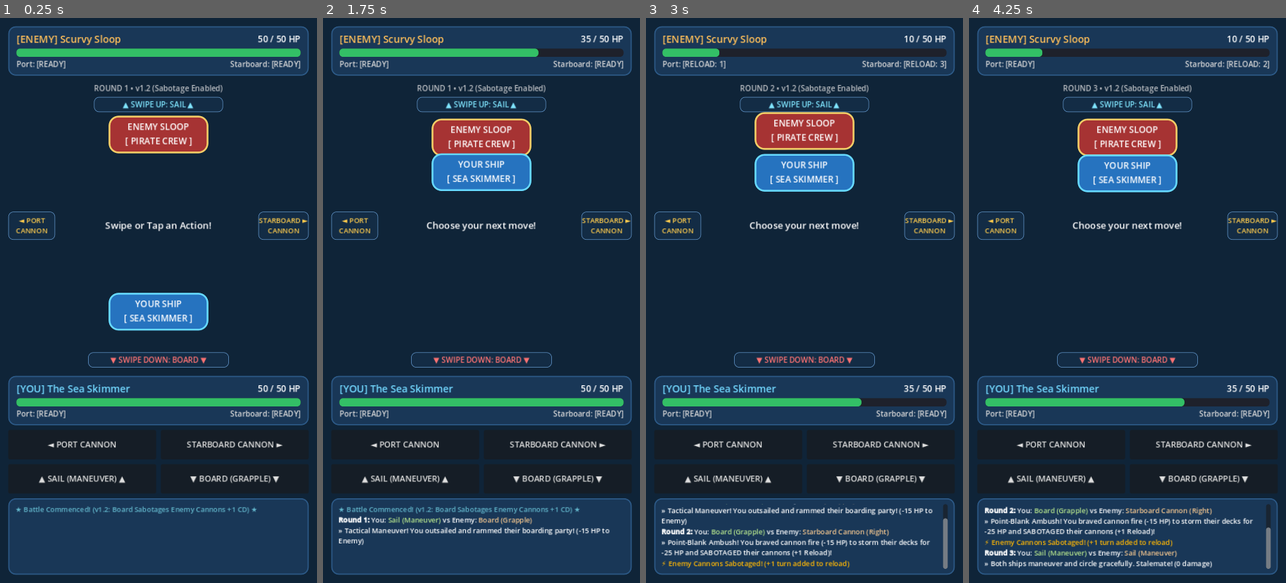
Above: before the commit, frames 1-4 (left to right).
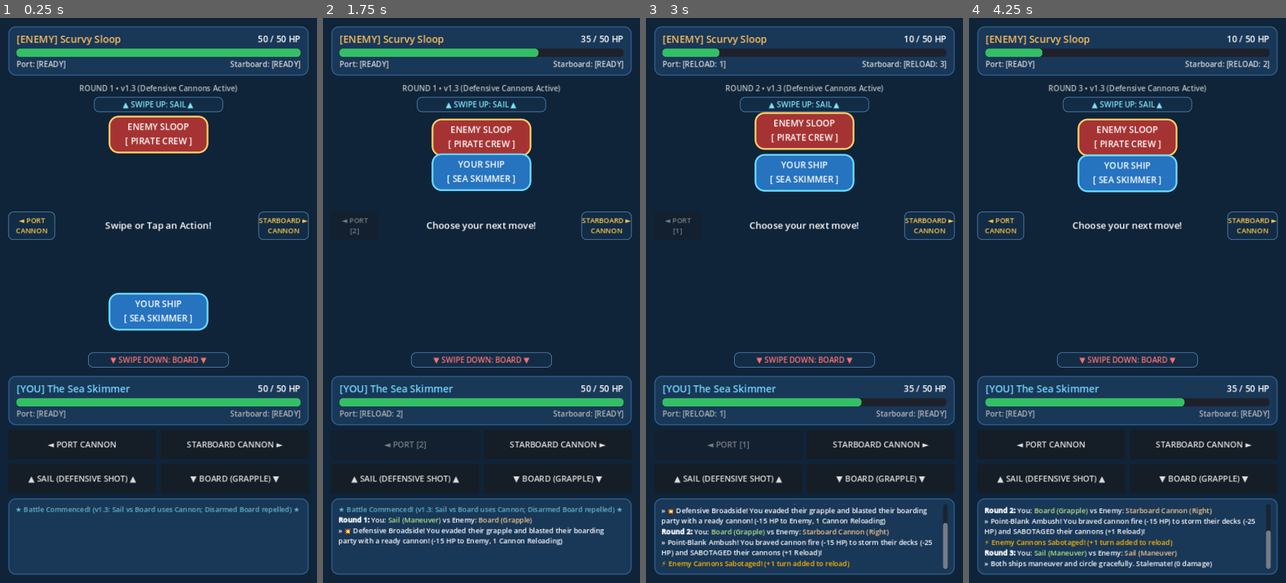
Above: after the commit, the same moments.

Repository: ajknox-agent/rogue-swipe
Game: Godot game, scene res://scenes/battle.tscn
Two runs of this game, one before a commit and one after it. Both use one fixed random seed, a clock stepped at 60 frames per second and the inputs below.
Inputs (mouse positions are in pixels of both pictures, inside the frame that each line leads up to):
- Up to frame 1 (0.25 s): no input
- Up to frame 2 (1.75 s): tap Enter at 0.5 s; drag from (481, 300) to (513, 176) at 0.52 s; drag from (418, 328) to (465, 413) at 1.27 s
- Up to frame 3 (3 s): move the mouse to (836, 176) at 2.02 s; hold D 2.03-2.75 s; click (836, 176) at 2.17 s; drag from (788, 413) to (709, 215) at 2.77 s
- Up to frame 4 (4.25 s): move the mouse to (1222, 385) at 3.52 s; hold A from 3.53 s (still down); click (1222, 385) at 3.67 s

The runs differ from the first frame. In frame 1, 1.0% of the frame differs, in the area x 5-95%, y 11-88%; in frame 2, 2.4%; in frame 3, 2.5%, in the area x 2-96%, y 11-96%; in frame 4, 1.1%.

Commit message:
Implement Defensive Broadside (consumes cannon on Sail vs Board) and Unsuppressed Boarding penalty

Diff:
--- a/scripts/battle_manager.gd
+++ b/scripts/battle_manager.gd
@@ -78,7 +78,7 @@
 	game_over_overlay.hide()
 	status_banner.text = "Swipe or Tap an Action!"
 	combat_log.clear()
-	_log_message("[color=#62b6cb]★ Battle Commenced! (v1.2: Board Sabotages Enemy Cannons +1 CD) ★[/color]")
+	_log_message("[color=#62b6cb]★ Battle Commenced! (v1.3: Sail vs Board uses Cannon; Disarmed Board repelled) ★[/color]")
 	_update_ui()
 
 func _start_ship_bobbing() -> void:
@@ -113,12 +113,22 @@
 	# Choose Enemy AI Action
 	var enemy_action = _choose_enemy_action()
 
+	# Check cannon readiness BEFORE moves consume/trigger reload
+	var player_had_cannon = player_ship.has_ready_cannon()
+	var enemy_had_cannon = enemy_ship.has_ready_cannon()
+
 	# Mark action cooldowns
 	player_ship.use_action(player_action)
 	enemy_ship.use_action(enemy_action)
 
 	# Resolve combat
-	var result = CombatResolver.resolve_turn(player_action, enemy_action)
+	var result = CombatResolver.resolve_turn(player_action, enemy_action, player_had_cannon, enemy_had_cannon)
+
+	# Defensive broadside cannon consumption
+	if result.player_consumed_defensive_cannon:
+		player_ship.consume_one_cannon()
+	if result.enemy_consumed_defensive_cannon:
+		enemy_ship.consume_one_cannon()
 
 	# Apply damage
 	player_ship.take_damage(result.player_damage)
@@ -135,6 +145,15 @@
 		valid_actions.append(CombatResolver.Action.CANNON_STARBOARD)
 	valid_actions.append(CombatResolver.Action.SAIL)
 	valid_actions.append(CombatResolver.Action.BOARD)
+
+	# If player has burned both cannons, armed enemy prioritizes Cannon to punish them!
+	if not player_ship.has_ready_cannon():
+		var cannon_acts: Array[CombatResolver.Action] = []
+		for a in valid_actions:
+			if CombatResolver.is_cannon(a):
+				cannon_acts.append(a)
+		if not cannon_acts.is_empty() and randf() < 0.65:
+			return cannon_acts.pick_random()
 
 	return valid_actions.pick_random()
 
@@ -239,8 +258,13 @@
 	edge_hint_bottom.disabled = not can_board
 
 func _update_ui() -> void:
+	var p_cannons_ready = player_ship.get_ready_cannon_count()
+
 	# Round Header
-	round_info_label.text = "ROUND %d • v1.2 (Sabotage Enabled)" % round_number
+	if p_cannons_ready == 0:
+		round_info_label.text = "ROUND %d • ⚠️ ALL GUNS RELOADING (DISARMED)!" % round_number
+	else:
+		round_info_label.text = "ROUND %d • v1.3 (Defensive Cannons Active)" % round_number
 
 	# Health Bars
 	player_hp_bar.value = player_ship.hp
@@ -252,6 +276,13 @@
 	# Cooldown Badges
 	player_port_cd_label.text = "Port: " + _cd_str(player_ship.port_cannon_cd)
 	player_starboard_cd_label.text = "Starboard: " + _cd_str(player_ship.starboard_cannon_cd)
+
+	if p_cannons_ready == 0:
+		player_port_cd_label.modulate = Color(1.0, 0.4, 0.4)
+		player_starboard_cd_label.modulate = Color(1.0, 0.4, 0.4)
+	else:
+		player_port_cd_label.modulate = Color(0.85, 0.85, 0.85)
+		player_starboard_cd_label.modulate = Color(0.85, 0.85, 0.85)
 
 	enemy_port_cd_label.text = "Port: " + _cd_str(enemy_ship.port_cannon_cd)
 	enemy_starboard_cd_label.text = "Starboard: " + _cd_str(enemy_ship.starboard_cannon_cd)
@@ -270,6 +301,18 @@
 	else:
 		btn_starboard.text = "STARBOARD CANNON ►"
 		edge_hint_right.text = "STARBOARD ►\nCANNON"
+
+	# Dynamic Sail / Board hints based on cannon readiness
+	if p_cannons_ready == 0:
+		btn_sail.text = "▲ SAIL (EVADE - 0 DMG) ▲"
+		edge_hint_top.text = "▲ SWIPE UP: SAIL (EVADE) ▲"
+		btn_board.text = "▼ BOARD (⚠️ NO COVER) ▼"
+		edge_hint_bottom.text = "▼ SWIPE DOWN: BOARD (⚠️ NO COVER) ▼"
+	else:
+		btn_sail.text = "▲ SAIL (DEFENSIVE SHOT) ▲"
+		edge_hint_top.text = "▲ SWIPE UP: SAIL ▲"
+		btn_board.text = "▼ BOARD (GRAPPLE) ▼"
+		edge_hint_bottom.text = "▼ SWIPE DOWN: BOARD ▼"
 
 	_set_buttons_enabled(current_state == State.PLAYER_TURN)
 
--- a/scripts/combat_resolver.gd
+++ b/scripts/combat_resolver.gd
@@ -12,15 +12,18 @@
 # Base damage constants (balanced for 50 HP ships)
 const CANNON_DAMAGE: int = 15
 const CANNON_VS_SAIL_DAMAGE: int = 8      # Mitigated half-damage against evasive sails
-const SAIL_RAM_DAMAGE: int = 15          # Ramming/kiting damage against boarding attempt
+const SAIL_RAM_DAMAGE: int = 15          # Defensive broadside damage against boarding attempt
 const BOARD_CRIT_DAMAGE: int = 25        # High-risk devastating ambush against reloading cannons
 const BOARD_CLASH_DAMAGE: int = 10       # Melee clash when both board
+const GRAPESHOT_REPEL_DAMAGE: int = 20   # Grapeshot devastation against unsuppressed boarders
 
 class CombatResult:
 	var player_damage: int = 0
 	var enemy_damage: int = 0
 	var player_cannons_sabotaged: bool = false
 	var enemy_cannons_sabotaged: bool = false
+	var player_consumed_defensive_cannon: bool = false
+	var enemy_consumed_defensive_cannon: bool = false
 	var player_action_name: String = ""
 	var enemy_action_name: String = ""
 	var outcome_summary: String = ""
@@ -42,7 +45,12 @@
 		_:
 			return "Unknown"
 
-static func resolve_turn(player_act: Action, enemy_act: Action) -> CombatResult:
+static func resolve_turn(
+	player_act: Action,
+	enemy_act: Action,
+	player_has_cannon: bool = true,
+	enemy_has_cannon: bool = true
+) -> CombatResult:
 	var res = CombatResult.new()
 	res.player_action_name = get_action_name(player_act)
 	res.enemy_action_name = get_action_name(enemy_act)
@@ -70,20 +78,38 @@
 		res.outcome_summary = "You sail evasively! Mitigated enemy cannon blast to -%d HP." % CANNON_VS_SAIL_DAMAGE
 		res.advantage = "ENEMY"
 
-	# Case 3: Cannon vs Board (Cannon deals full blast, but Boarder storms aboard for crit damage AND sabotages cannons!)
+	# Case 3: Cannon vs Board
 	elif p_cannon and enemy_act == Action.BOARD:
-		res.player_damage = BOARD_CRIT_DAMAGE
-		res.enemy_damage = CANNON_DAMAGE
-		res.player_cannons_sabotaged = true
-		res.outcome_summary = "Brutal Clash! Cannon fired (-%d HP), but enemy crew stormed your deck (-%d HP) and SABOTAGED your cannons (+1 Reload)!" % [CANNON_DAMAGE, BOARD_CRIT_DAMAGE]
-		res.advantage = "ENEMY"
+		if enemy_has_cannon:
+			# Suppressed boarding: Boarder has covering fire, inflicts crit damage & sabotage
+			res.player_damage = BOARD_CRIT_DAMAGE
+			res.enemy_damage = CANNON_DAMAGE
+			res.player_cannons_sabotaged = true
+			res.outcome_summary = "Brutal Clash! Cannon fired (-%d HP), but enemy crew stormed your deck (-%d HP) and SABOTAGED your cannons (+1 Reload)!" % [CANNON_DAMAGE, BOARD_CRIT_DAMAGE]
+			res.advantage = "ENEMY"
+		else:
+			# Unsuppressed boarding: Enemy has NO ready cannons! Point-blank grapeshot wipes them out!
+			res.player_damage = 0
+			res.enemy_damage = GRAPESHOT_REPEL_DAMAGE
+			res.player_cannons_sabotaged = false
+			res.outcome_summary = "💥 Grapeshot Defense! Enemy boarded without covering fire! Your point-blank broadside shredded their boarding party! (-%d HP to Enemy, 0 to You)" % GRAPESHOT_REPEL_DAMAGE
+			res.advantage = "PLAYER"
 
 	elif player_act == Action.BOARD and e_cannon:
-		res.player_damage = CANNON_DAMAGE
-		res.enemy_damage = BOARD_CRIT_DAMAGE
-		res.enemy_cannons_sabotaged = true
-		res.outcome_summary = "Point-Blank Ambush! You braved cannon fire (-%d HP) to storm their decks for -%d HP and SABOTAGED their cannons (+1 Reload)!" % [CANNON_DAMAGE, BOARD_CRIT_DAMAGE]
-		res.advantage = "PLAYER"
+		if player_has_cannon:
+			# Suppressed boarding: Player has covering fire, inflicts crit damage & sabotage
+			res.player_damage = CANNON_DAMAGE
+			res.enemy_damage = BOARD_CRIT_DAMAGE
+			res.enemy_cannons_sabotaged = true
+			res.outcome_summary = "Point-Blank Ambush! You braved cannon fire (-%d HP) to storm their decks (-%d HP) and SABOTAGED their cannons (+1 Reload)!" % [CANNON_DAMAGE, BOARD_CRIT_DAMAGE]
+			res.advantage = "PLAYER"
+		else:
+			# Unsuppressed boarding: Player has NO ready cannons! Repelled with heavy damage!
+			res.player_damage = GRAPESHOT_REPEL_DAMAGE
+			res.enemy_damage = 0
+			res.enemy_cannons_sabotaged = false
+			res.outcome_summary = "☠️ Repelled by Grapeshot! Boarding with no ready cannons left you exposed! Enemy broadside wiped out your boarding party! (-%d HP to You, 0 to Enemy)" % GRAPESHOT_REPEL_DAMAGE
+			res.advantage = "ENEMY"
 
 	# Case 4: Sail vs Sail
 	elif player_act == Action.SAIL and enemy_act == Action.SAIL:
@@ -92,18 +118,38 @@
 		res.outcome_summary = "Both ships maneuver and circle gracefully. Stalemate! (0 damage)"
 		res.advantage = "DRAW"
 
-	# Case 5: Sail vs Board (Sail maneuvers and out-kites/rams boarders)
+	# Case 5: Sail vs Board
 	elif player_act == Action.SAIL and enemy_act == Action.BOARD:
-		res.player_damage = 0
-		res.enemy_damage = SAIL_RAM_DAMAGE
-		res.outcome_summary = "Tactical Maneuver! You outsailed and rammed their boarding party! (-%d HP to Enemy)" % SAIL_RAM_DAMAGE
-		res.advantage = "PLAYER"
+		if player_has_cannon:
+			# Evade AND fire defensive broadside (consumes 1 cannon)
+			res.player_damage = 0
+			res.enemy_damage = SAIL_RAM_DAMAGE
+			res.player_consumed_defensive_cannon = true
+			res.outcome_summary = "💥 Defensive Broadside! You evaded their grapple and blasted their boarding party with a ready cannon! (-%d HP to Enemy, 1 Cannon Reloading)" % SAIL_RAM_DAMAGE
+			res.advantage = "PLAYER"
+		else:
+			# Disarmed: Evade only, cannot return fire!
+			res.player_damage = 0
+			res.enemy_damage = 0
+			res.player_consumed_defensive_cannon = false
+			res.outcome_summary = "💨 Evasive Maneuver! You slipped past their grapple, but had no loaded cannons to return fire! (0 damage)"
+			res.advantage = "DRAW"
 
 	elif player_act == Action.BOARD and enemy_act == Action.SAIL:
-		res.player_damage = SAIL_RAM_DAMAGE
-		res.enemy_damage = 0
-		res.outcome_summary = "Outmaneuvered! Enemy ship cut hard, cutting down your boarding grapples! (-%d HP)" % SAIL_RAM_DAMAGE
-		res.advantage = "ENEMY"
+		if enemy_has_cannon:
+			# Enemy evades and fires defensive broadside into player
+			res.player_damage = SAIL_RAM_DAMAGE
+			res.enemy_damage = 0
+			res.enemy_consumed_defensive_cannon = true
+			res.outcome_summary = "⚡ Outmaneuvered! Enemy dodged your grapple and raked your deck with a defensive broadside! (-%d HP to You, Enemy spent a Cannon)" % SAIL_RAM_DAMAGE
+			res.advantage = "ENEMY"
+		else:
+			# Enemy disarmed: Evades only
+			res.player_damage = 0
+			res.enemy_damage = 0
+			res.enemy_consumed_defensive_cannon = false
+			res.outcome_summary = "💨 Grapple Evaded! Enemy slipped away, but had no loaded cannons to fire back! (0 damage)"
+			res.advantage = "DRAW"
 
 	# Case 6: Board vs Board
 	elif player_act == Action.BOARD and enemy_act == Action.BOARD:
--- a/scripts/ship_state.gd
+++ b/scripts/ship_state.gd
@@ -58,3 +58,24 @@
 func sabotage_cannons(amount: int = 1) -> void:
 	port_cannon_cd = mini(3, port_cannon_cd + amount)
 	starboard_cannon_cd = mini(3, starboard_cannon_cd + amount)
+
+func has_ready_cannon() -> bool:
+	return port_cannon_cd <= 0 or starboard_cannon_cd <= 0
+
+func get_ready_cannon_count() -> int:
+	var count = 0
+	if port_cannon_cd <= 0:
+		count += 1
+	if starboard_cannon_cd <= 0:
+		count += 1
+	return count
+
+func consume_one_cannon() -> CombatResolver.Action:
+	# Puts one ready cannon on cooldown (prefer port, then starboard)
+	if port_cannon_cd <= 0:
+		port_cannon_cd = CANNON_COOLDOWN_TURNS + 1
+		return CombatResolver.Action.CANNON_PORT
+	elif starboard_cannon_cd <= 0:
+		starboard_cannon_cd = CANNON_COOLDOWN_TURNS + 1
+		return CombatResolver.Action.CANNON_STARBOARD
+	return CombatResolver.Action.NONE
Not shown, changed: DESIGN.md
